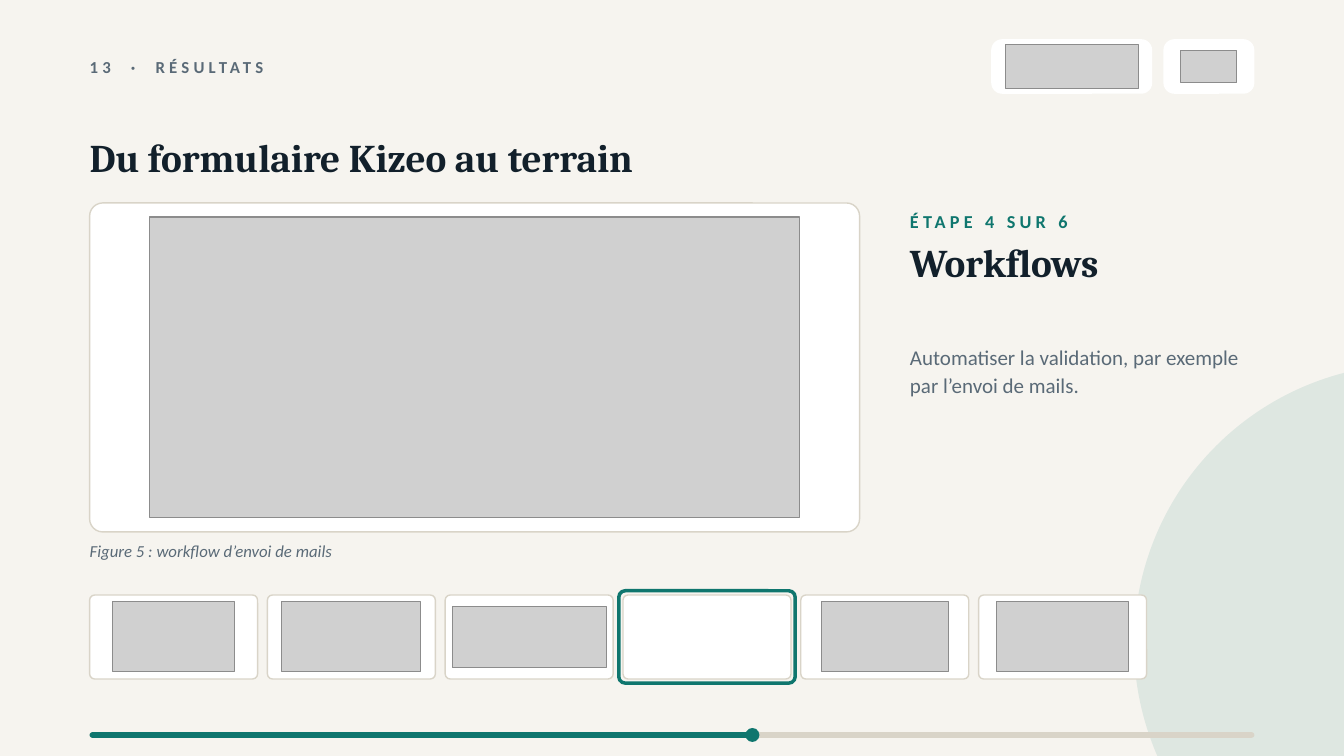
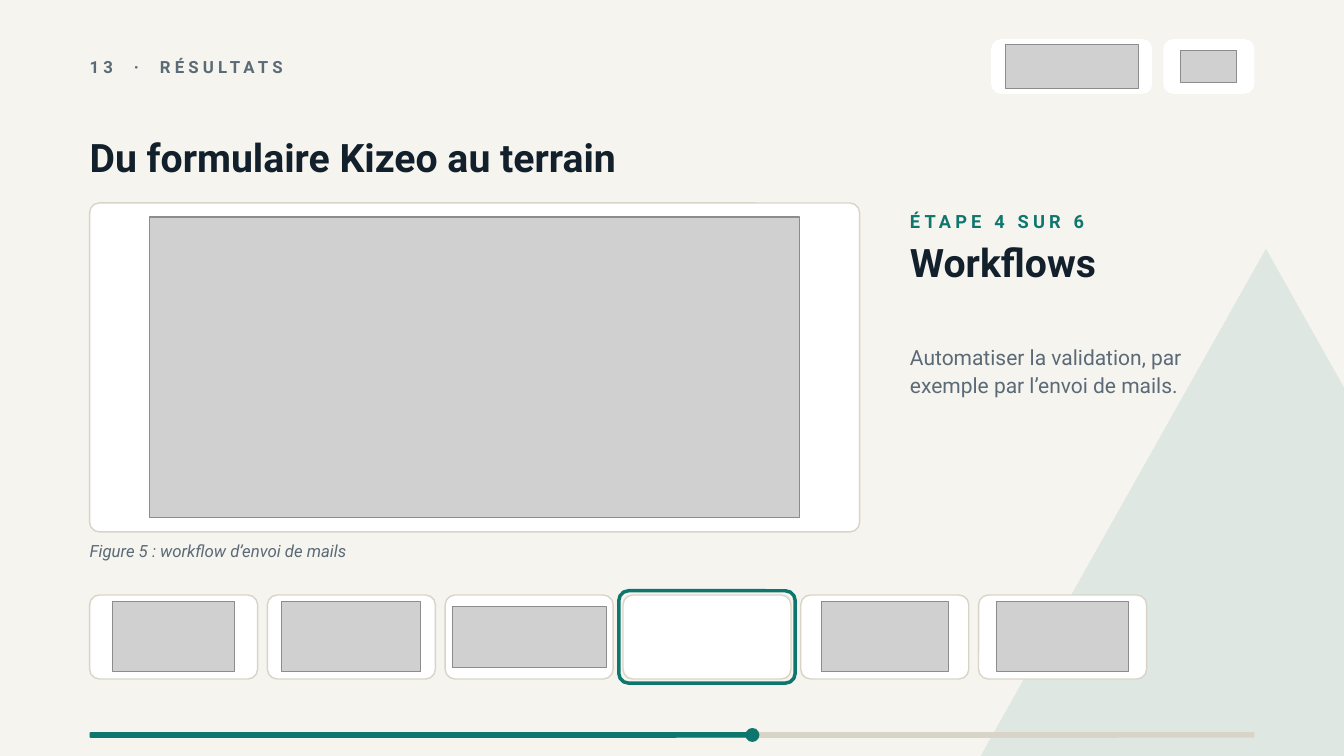
Before and after one commit to falachabt/Icam, a slide deck: slide 13 of Presentation_Kizeo_Teepee.pptx. Drawn at 1344x756 pixels with LibreOffice and Linux fonts; fonts in the diff are those of the drawing; grey boxes stand for pictures. Boxes give left, top, right and bottom in pixels: in the first picture for what was removed or moved away, otherwise in the second. Text is boxed around its words. In the diff, an @@ line names an element or a change of style, - is before the commit and + after.

```diff
--- a/Presentation_Kizeo_Teepee.pptx
+++ b/Presentation_Kizeo_Teepee.pptx
@@ font Calibri to Roboto in 4 elements at bbox=[90, 544, 346, 561], bbox=[994, 215, 1084, 228], bbox=[910, 349, 1181, 398], bbox=[90, 61, 113, 73] @@
@@ text "Du formulaire Kizeo au terrain" at bbox=[90, 142, 616, 173]: font Cambria to Roboto @@
@@ text "Workflows" at bbox=[910, 247, 1096, 278]: font Cambria to Roboto @@
@@ triangle: place and size @@
-triangle at bbox=[1134, 364, 1344, 756]
+triangle at bbox=[951, 249, 1344, 756]
@@ triangle at bbox=[951, 249, 1344, 756]: ellipse to triangle @@
@@ proportions changed in 8 elements at bbox=[90, 732, 1255, 738], bbox=[90, 595, 258, 679], bbox=[267, 595, 436, 679], bbox=[446, 595, 614, 679], bbox=[623, 595, 791, 679], bbox=[801, 595, 969, 679], bbox=[979, 595, 1147, 679], bbox=[619, 591, 796, 684] @@
```
Also in this commit, not shown: 21 other slides changed, 1 other file.
